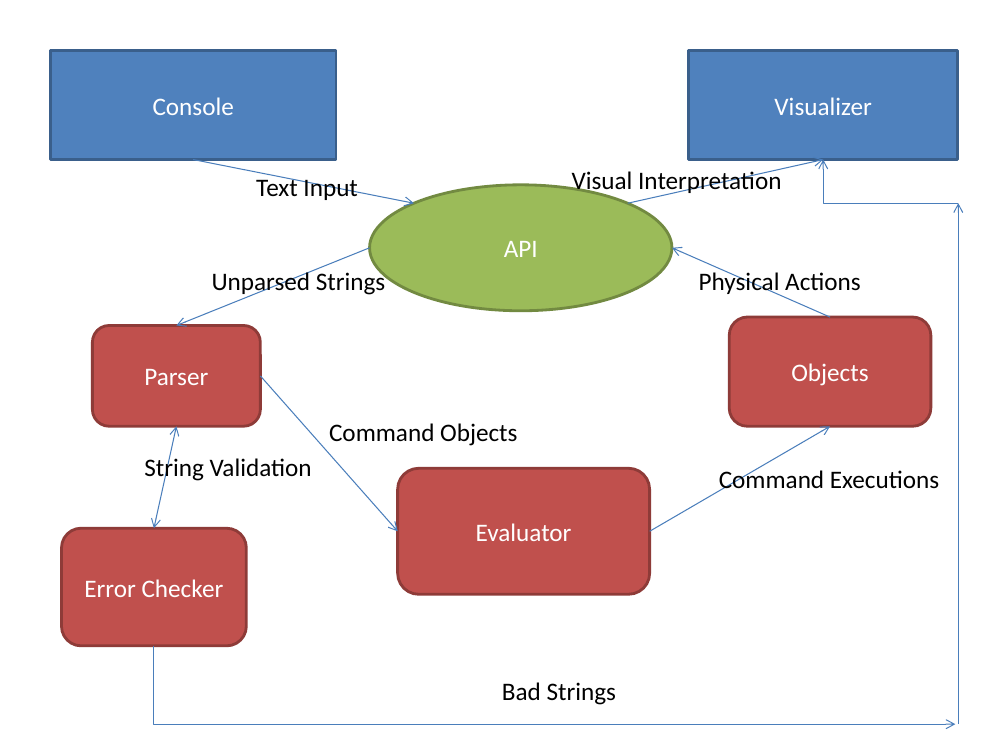
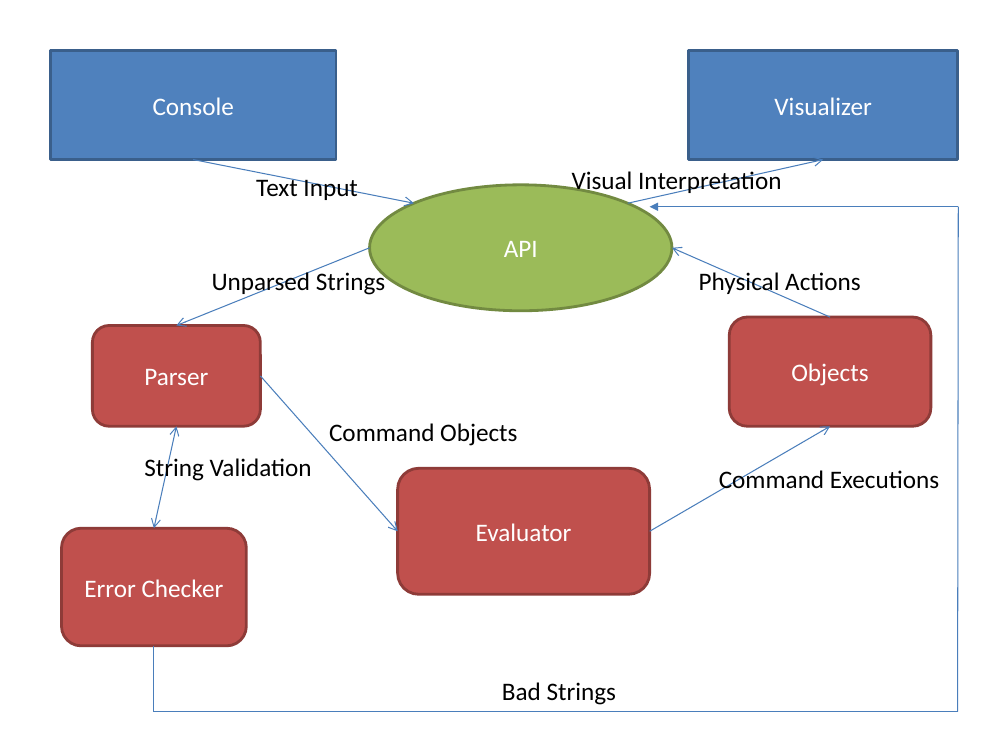
Before and after one commit to dchouzer/SLogo, a slide deck: slide 1 of slogo_UML.pptx. Drawn at 1008x756 pixels with LibreOffice and Linux fonts; fonts in the diff are those of the drawing. Boxes give left, top, right and bottom in pixels: in the first picture for what was removed or moved away, otherwise in the second. Text is boxed around its words. In the diff, an @@ line names an element or a change of style, - is before the commit and + after.

```diff
--- a/slogo_UML.pptx
+++ b/slogo_UML.pptx
@@ elbow arrow removed from (959, 204) to (824, 159) @@
@@ arrow added from (959, 207) to (650, 207), #4B7EBC 0.75 pt @@
@@ arrow moved from (959, 724) - (959, 204) to (958, 712) - (959, 207) @@
@@ arrow (958, 712) - (959, 207): arrow to line @@
@@ elbow arrow removed from (154, 646) to (956, 724) @@
@@ line added from (154, 712) to (959, 712), #4B7EBC 0.75 pt @@
```
Also in this commit, not shown: 1 other file.
